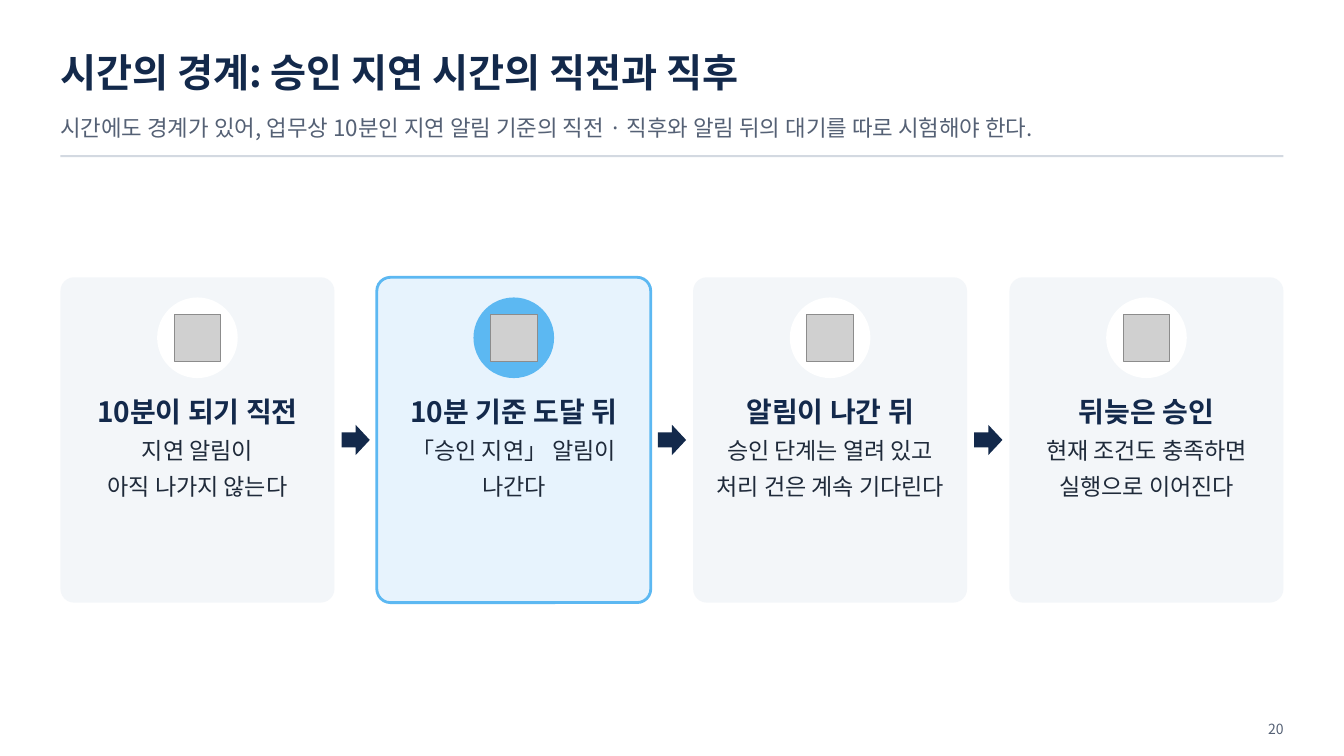
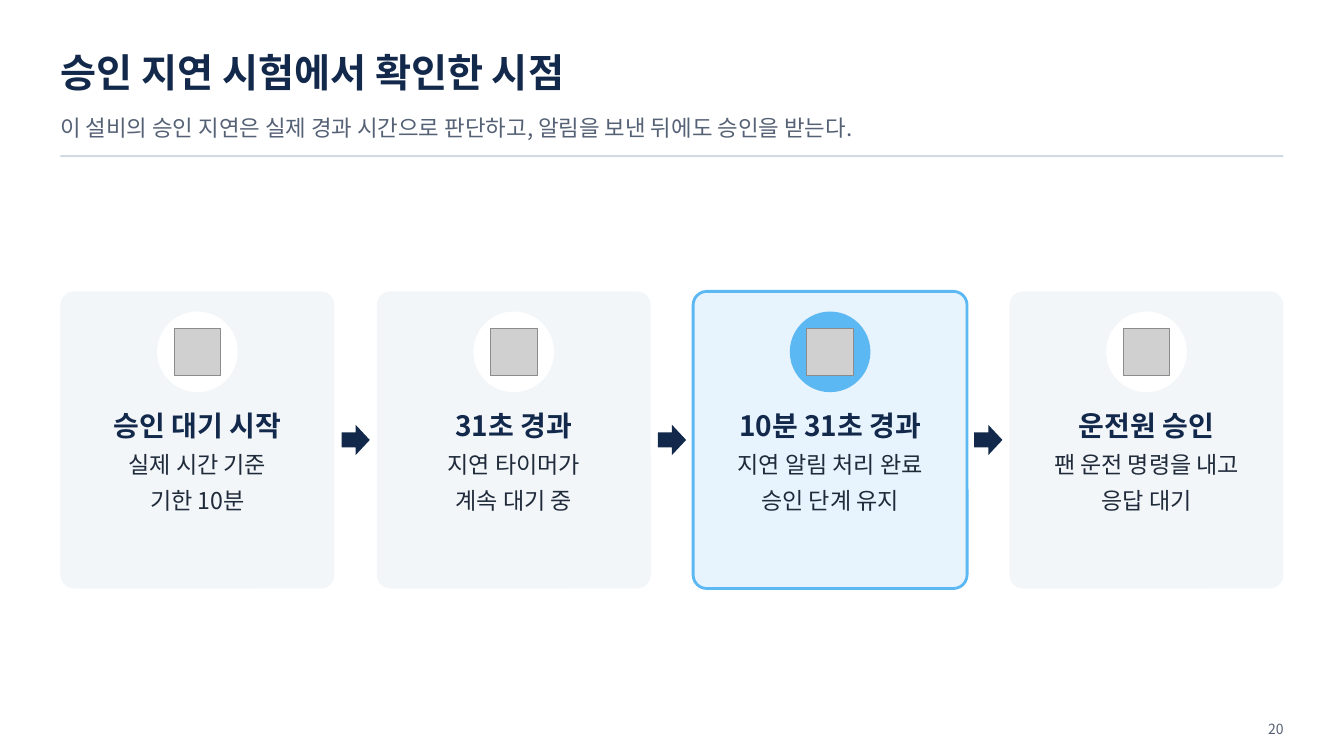
Before and after one commit to uengine-oss/hyd-iot-edu, a slide deck: slide 20 of workspace/강의제작/산출물/통합반/이론/08회차/통합반_08일차.pptx. Drawn at 1344x756 pixels with LibreOffice and Linux fonts; fonts in the diff are those of the drawing; grey boxes stand for pictures. Boxes give left, top, right and bottom in pixels: in the first picture for what was removed or moved away, otherwise in the second. Text is boxed around its words. In the diff, an @@ line names an element or a change of style, - is before the commit and + after.

Commit message:
통합반 8회차 13~23장 현재 시험에 맞춘 덱과 대본을 검토 중 상태로 보존

```diff
--- a/workspace/강의제작/산출물/통합반/이론/08회차/통합반_08일차.pptx
+++ b/workspace/강의제작/산출물/통합반/이론/08회차/통합반_08일차.pptx
@@ text at bbox=[60, 54, 564, 91]: text changed @@
-시간의 경계: 승인 지연 시간의 직전과 직후
+승인 지연 시험에서 확인한 시점
@@ text at bbox=[60, 117, 852, 140]: text changed @@
-시간에도 경계가 있어, 업무상 10분인 지연 알림 기준의 직전 · 직후와 알림 뒤의 대기를 따로 시험해야 한다.
+이 설비의 승인 지연은 실제 경과 시간으로 판단하고, 알림을 보낸 뒤에도 승인을 받는다.
@@ rounded rectangle: place and size @@
-rounded rectangle at bbox=[60, 277, 335, 603]
+rounded rectangle at bbox=[60, 291, 335, 589]
@@ rounded rectangle: place and size @@
-rounded rectangle at bbox=[377, 277, 651, 603]
+rounded rectangle at bbox=[377, 291, 651, 589]
@@ rounded rectangle at bbox=[377, 291, 651, 589]: fill #E7F3FD to #F3F6F9; outline #5CB8F2 2 pt to none @@
@@ rounded rectangle: place and size @@
-rounded rectangle at bbox=[694, 277, 968, 603]
+rounded rectangle at bbox=[694, 291, 968, 589]
@@ rounded rectangle at bbox=[694, 291, 968, 589]: fill #F3F6F9 to #E7F3FD; outline none to #5CB8F2 2 pt @@
@@ rounded rectangle: place and size @@
-rounded rectangle at bbox=[1009, 277, 1284, 603]
+rounded rectangle at bbox=[1009, 291, 1284, 589]
@@ ellipse at bbox=[474, 312, 555, 392]: fill #5CB8F2 to #FFFFFF @@
@@ 4 pictures, 4 ellipses: place and size @@
-4 pictures, 4 ellipses at bbox=[157, 297, 1187, 378]
+4 pictures, 4 ellipses at bbox=[157, 312, 1187, 392]
@@ ellipse at bbox=[790, 312, 871, 392]: fill #FFFFFF to #5CB8F2 @@
@@ text at bbox=[114, 412, 282, 511]: text changed @@
-10분이 되기 직전
-지연 알림이
-아직 나가지 않는다
+승인 대기 시작
+실제 시간 기준
+기한 10분
@@ text at bbox=[448, 412, 580, 511]: text changed @@
-10분 기준 도달 뒤
-「승인 지연」 알림이
-나간다
+31초 경과
+지연 타이머가
+계속 대기 중
@@ text at bbox=[738, 412, 922, 511]: text changed @@
-알림이 나간 뒤
-승인 단계는 열려 있고
-처리 건은 계속 기다린다
+10분 31초 경과
+지연 알림 처리 완료
+승인 단계 유지
@@ text at bbox=[1054, 412, 1239, 511]: text changed @@
-뒤늦은 승인
-현재 조건도 충족하면
-실행으로 이어진다
+운전원 승인
+팬 운전 명령을 내고
+응답 대기
```
Also in this commit, not shown: 7 other slides changed, 3 slides added, 3 slides removed, 5 other files.
